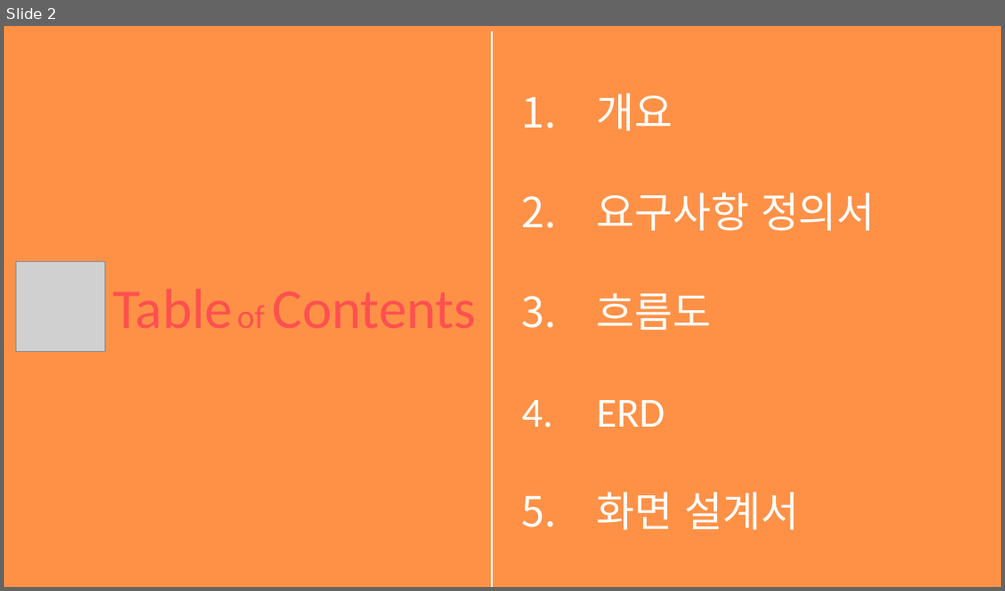
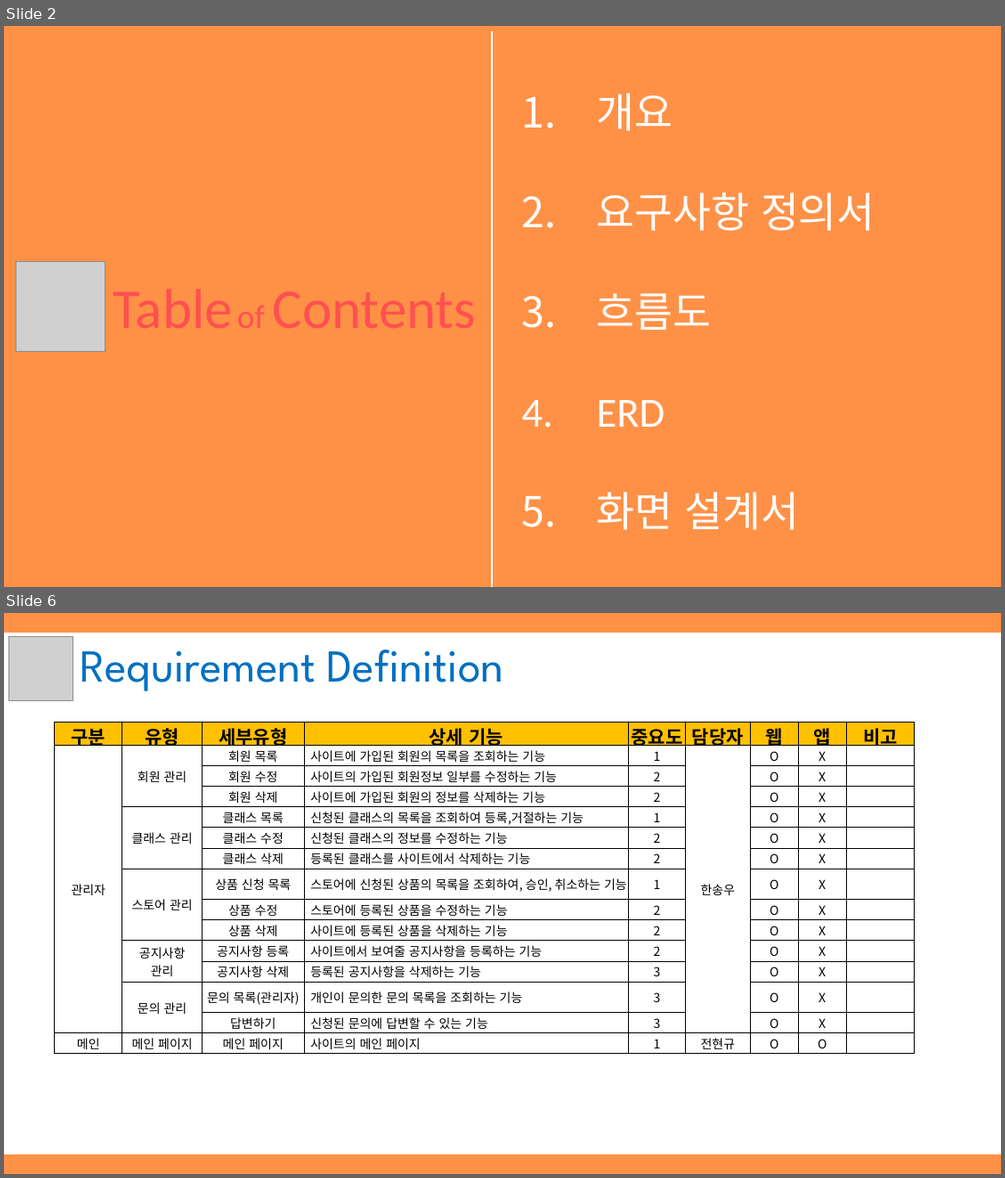
Before and after one commit to hhsw07/ezen-academy-projects, a slide deck: WebContent/hsw/3조 원데이클래스_hsw.pptx. Shown one above the other, each under a label of ours: slide 2 before the commit, slides 2 and 6 after it; the slides between them are not shown. The pictures are 1005x591 and 1005x1178 pixels, drawn with LibreOffice and Linux fonts; fonts in the diff are those of the drawing; grey boxes stand for pictures. Boxes give left, top, right and bottom in pixels: in the first picture for what was removed or moved away, otherwise in the second. Text is boxed around its words. In the diff, an @@ line names an element or a change of style, - is before the commit and + after.

```diff
--- a/WebContent/hsw/3조 원데이클래스_hsw.pptx
+++ b/WebContent/hsw/3조 원데이클래스_hsw.pptx
@@ slide 6 added at bbox=[4, 613, 1001, 1174], background #FF9147 @@
@@ rectangle added at bbox=[4, 633, 1001, 1153], fill #FFFFFF, outline #FFFFFF 1 pt @@
@@ picture added at bbox=[9, 637, 73, 700] @@
@@ text added at bbox=[80, 649, 504, 691], 44 pt, text #0070C0 @@
+Requirement Definition
@@ table added at bbox=[55, 722, 914, 1053], 15 rows, 9 columns @@
+구분 | 유형 | 세부유형 | 상세 기능 | 중요도 | 담당자 | 웹 | 앱 | 비고
+관리자 | 회원 관리 | 회원 목록 | 사이트에 가입된 회원의 목록을 조회하는 기능 | 1 | 한송우 | O | X | 
+ |  | 회원 수정 | 사이트의 가입된 회원정보 일부를 수정하는 기능 | 2 |  | O | X | 
+ |  | 회원 삭제 | 사이트에 가입된 회원의 정보를 삭제하는 기능 | 2 |  | O | X | 
+ | 클래스 관리 | 클래스 목록 | 신청된 클래스의 목록을 조회하여 등록,거절하는 기능 | 1 |  | O | X | 
+ |  | 클래스 수정 | 신청된 클래스의 정보를 수정하는 기능 | 2 |  | O | X | 
+ |  | 클래스 삭제 | 등록된 클래스를 사이트에서 삭제하는 기능 | 2 |  | O | X | 
+ | 스토어 관리 | 상품 신청 목록 | 스토어에 신청된 상품의 목록을 조회하여, 승인, 취소하는 기능 | 1 |  | O | X | 
+ |  | 상품 수정 | 스토어에 등록된 상품을 수정하는 기능 | 2 |  | O | X | 
+ |  | 상품 삭제 | 사이트에 등록된 상품을 삭제하는 기능 | 2 |  | O | X | 
+ | 공지사항 / 관리 | 공지사항 등록 | 사이트에서 보여줄 공지사항을 등록하는 기능 | 2 |  | O | X | 
+ |  | 공지사항 삭제 | 등록된 공지사항을 삭제하는 기능 | 3 |  | O | X | 
+ | 문의 관리 | 문의 목록(관리자) | 개인이 문의한 문의 목록을 조회하는 기능 | 3 |  | O | X | 
+ |  | 답변하기 | 신청된 문의에 답변할 수 있는 기능 | 3 |  | O | X | 
+메인 | 메인 페이지 | 메인 페이지 | 사이트의 메인 페이지 | 1 | 전현규 | O | O | 
```
Also in this commit, not shown: 21 slides changed, 32 other slides added, 1 slide removed, 2 other files.
